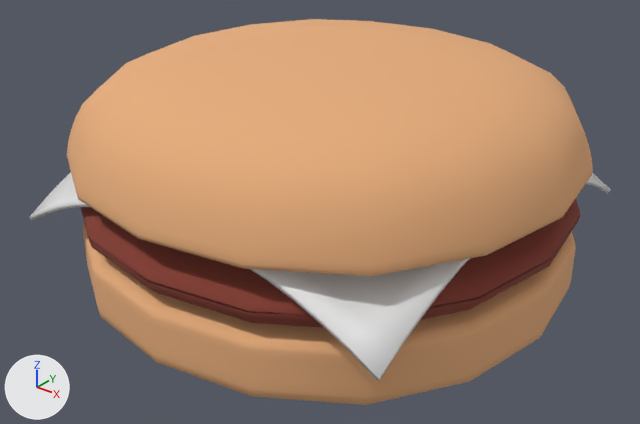
What one commit did to the Blender file 03-chapter/23-custom-models-with-blender/burger.blend.
Before and after are seen from a 50 mm camera at (9.56, -12.25, 8.98) aimed at (0.09, -0.4, 1.64). The lights are fixed; the arrows at lower left show +X, +Y and +Z.
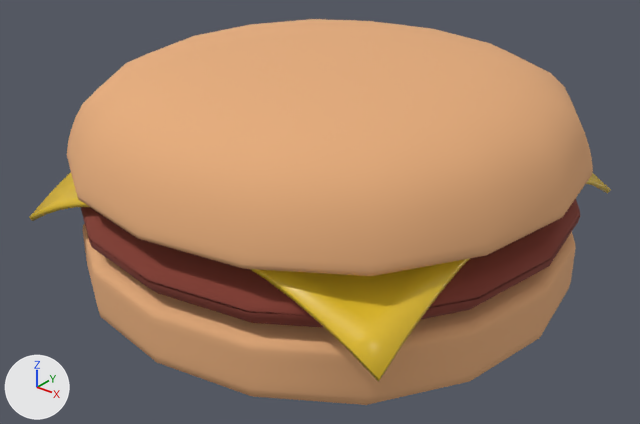
Pixel boxes (x1, y1, x2, y2) of what changed, in the pictures (640 x 424 px):
```json
{"object": "Plane", "change": "recoloured", "before": [29, 172, 611, 382], "after": [29, 172, 611, 382], "on screen": "white to yellow"}
```

Edits to the scene script, one JSON object a line:
```json
{"op": "add", "block": "mat_cheese_material", "code": ["mat_cheese_material = principled_material('Cheese Material')", "mat_cheese_material.base_color = (0.8, 0.534, 0.0245)  # yellow #e7c12b", "mat_cheese_material.roughness = 0.33"]}
{"block": "me_plane", "where": "me_plane.from_pydata(...)  # 289 vertices, 256 faces; spans x -4.0..4.0, y -4.0..4.0, z 1.66..2.73"}
{"op": "add", "block": "me_plane", "code": "me_plane.materials.append(mat_cheese_material)  # yellow #e7c12b"}
```
